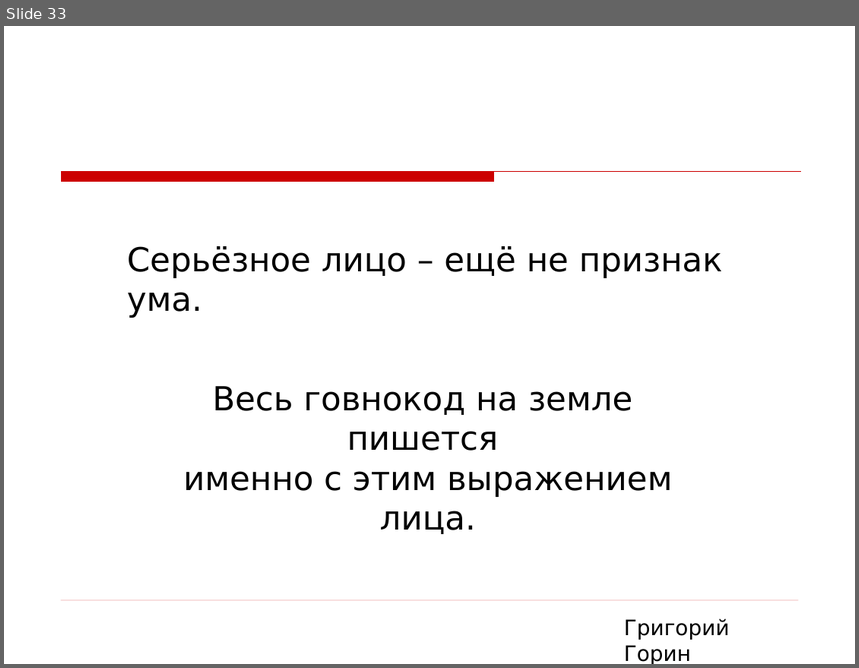
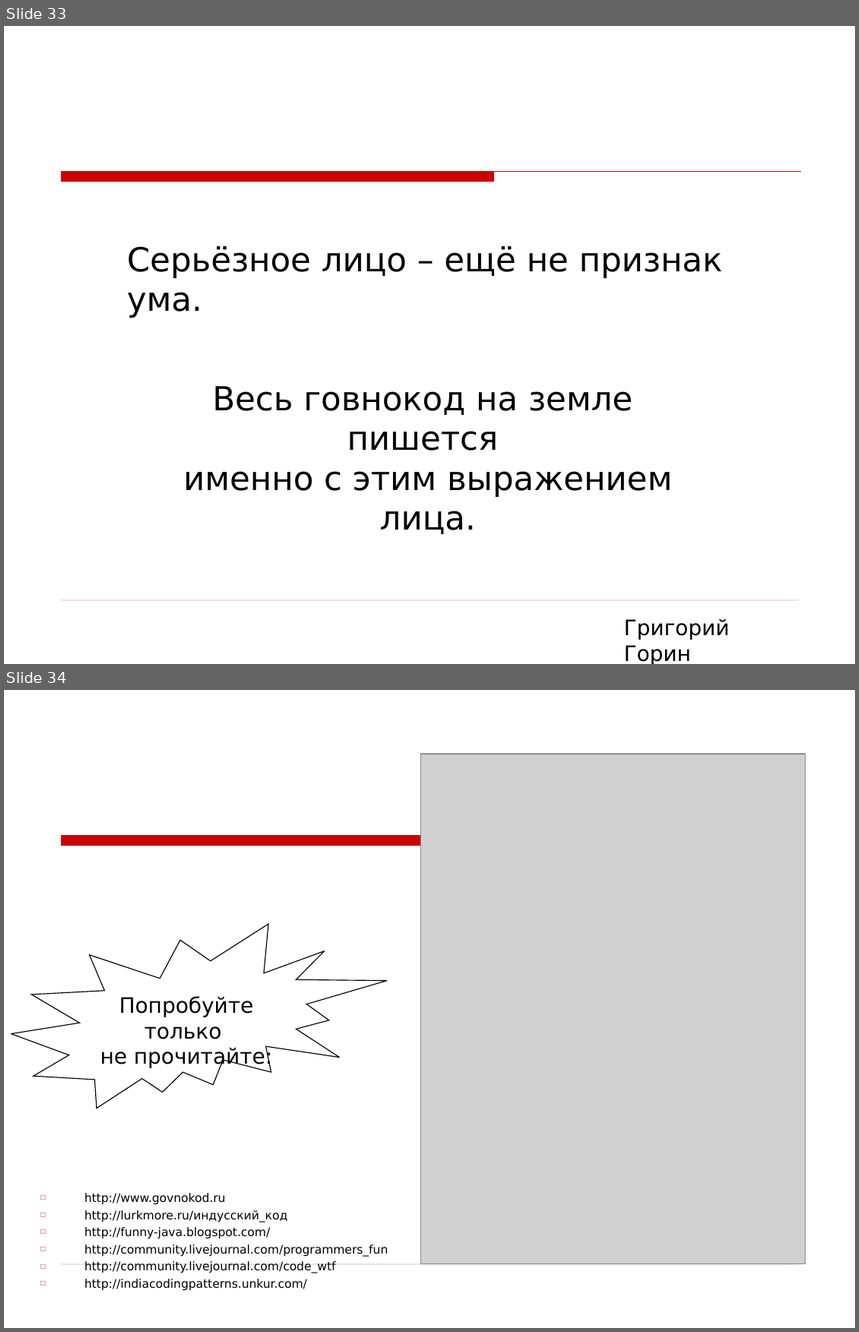
Before and after one commit to asolntsev/presentations, a slide deck: wtf-code/WTF_code.jug-lv.ru.ppt. Shown one above the other, each under a label of ours: slide 33 before the commit, slides 33 and 34 after it. The pictures are 859x668 and 859x1332 pixels, drawn with LibreOffice and Linux fonts; fonts in the diff are those of the drawing; grey boxes stand for pictures; background and template pictures are left out. Boxes give left, top, right and bottom in pixels: in the first picture for what was removed or moved away, otherwise in the second. Text is boxed around its words. In the diff, an @@ line names an element or a change of style, - is before the commit and + after.

```diff
--- a/wtf-code/WTF_code.jug-lv.ru.ppt
+++ b/wtf-code/WTF_code.jug-lv.ru.ppt
@@ slide 34 added at [4,690,855,1328], background picture (left out); not listed: 2 template elements that a slide beside it also shows @@
@@ picture added at [421,754,806,1265] @@
@@ irregular seal added at [11,924,387,1109], outline #000000 0.74 pt @@
@@ text added at [101,996,272,1069], 18 pt, text #000000 @@
+Попробуйте только
+не прочитайте:
@@ text added at [85,1193,388,1291], 10 pt, text #000000 @@
+□ http://www.govnokod.ru
+□ http://lurkmore.ru/индусский_код
+□ http://funny-java.blogspot.com/
+□ http://community.livejournal.com/programmers_fun
+□ http://community.livejournal.com/code_wtf
+□ http://indiacodingpatterns.unkur.com/
```
Also in this commit, not shown: 1 slide changed, 1 other file.
